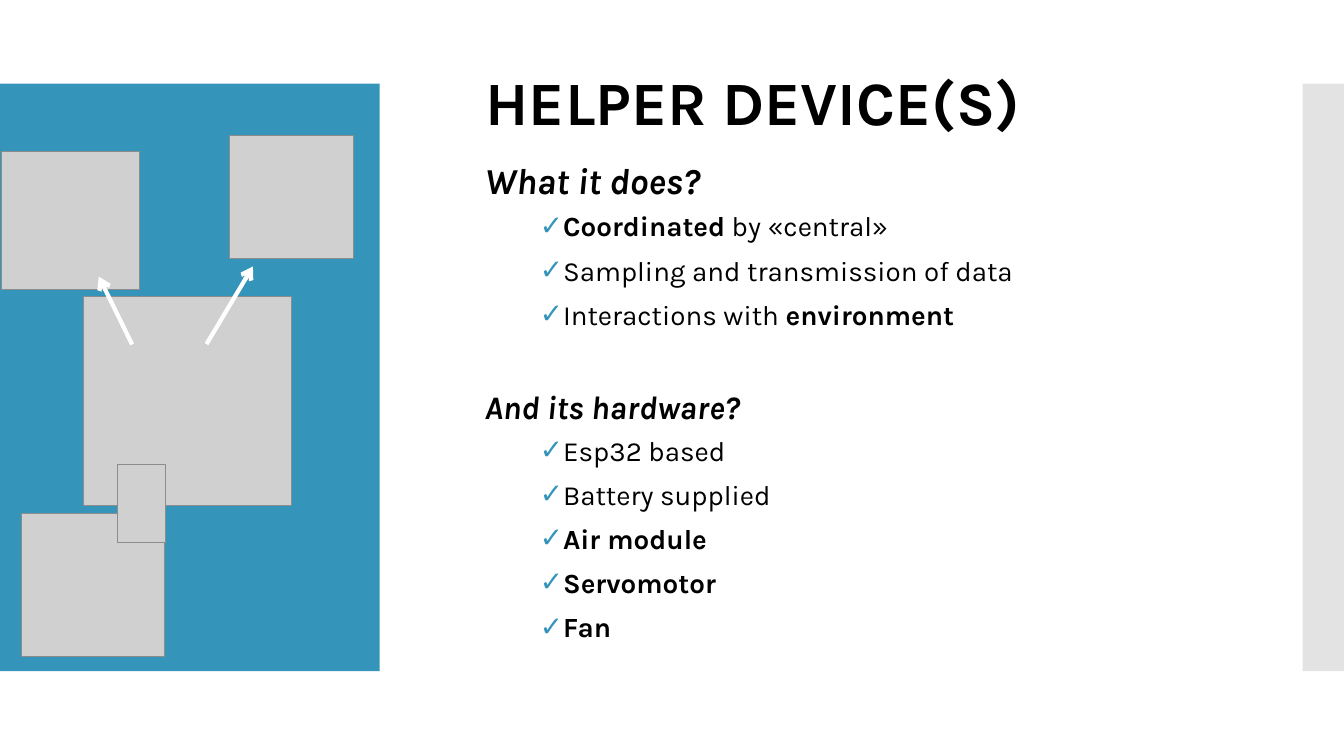
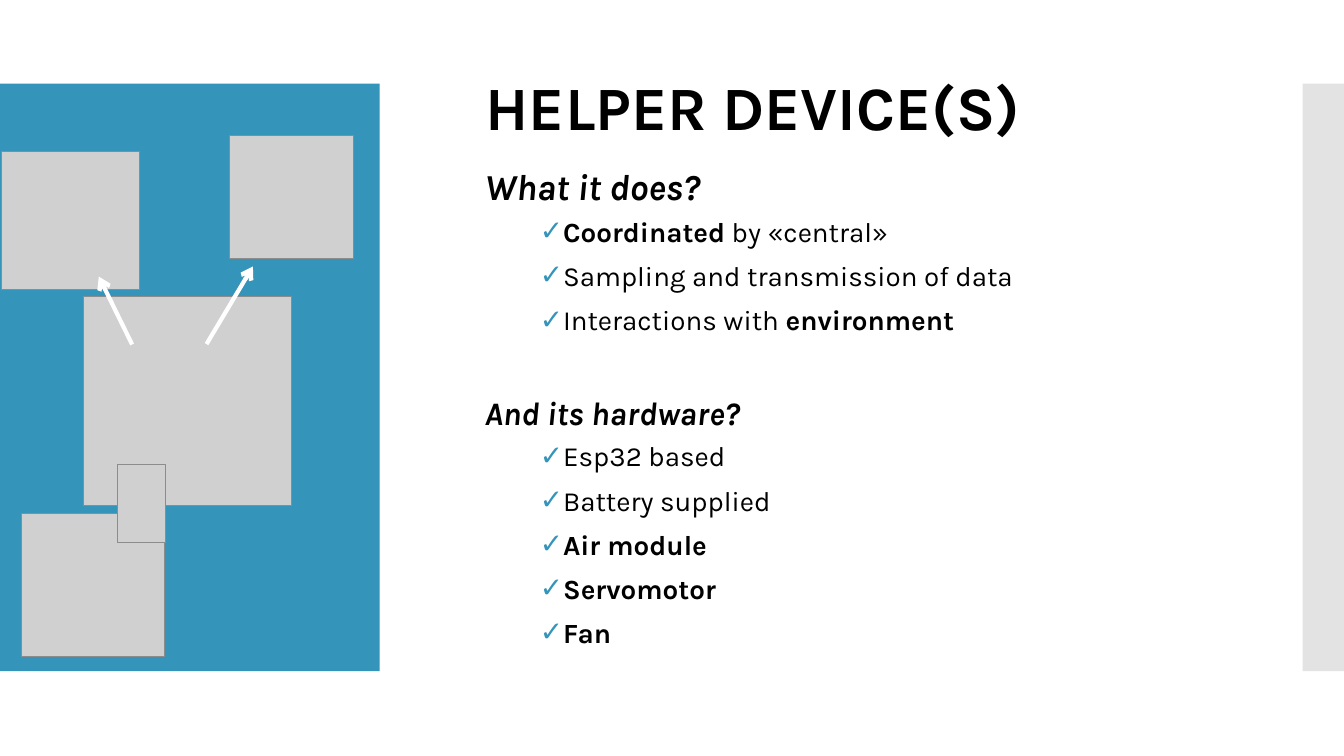
Before and after one commit to LorenzoPecorari/iot_project, a slide deck: slide 4 of iot_pres.pptx. Drawn at 1344x756 pixels with LibreOffice and Linux fonts; fonts in the diff are those of the drawing; grey boxes stand for pictures; background and template pictures are left out. Boxes give left, top, right and bottom in pixels: in the first picture for what was removed or moved away, otherwise in the second. Text is boxed around its words. In the diff, an @@ line names an element or a change of style, - is before the commit and + after.

```diff
--- a/iot_pres.pptx
+++ b/iot_pres.pptx
@@ title "HELPER DEVICE(S)": place and size @@
-title "HELPER DEVICE(S)" at (486,78,1020,132)
+title "HELPER DEVICE(S)" at (486,83,1020,137)
@@ text "What it does?": place and size @@
-text "What it does?" at (485,168,1012,638)
+text "What it does?" at (485,174,1012,644)
```
Also in this commit, not shown: 4 other slides changed.
